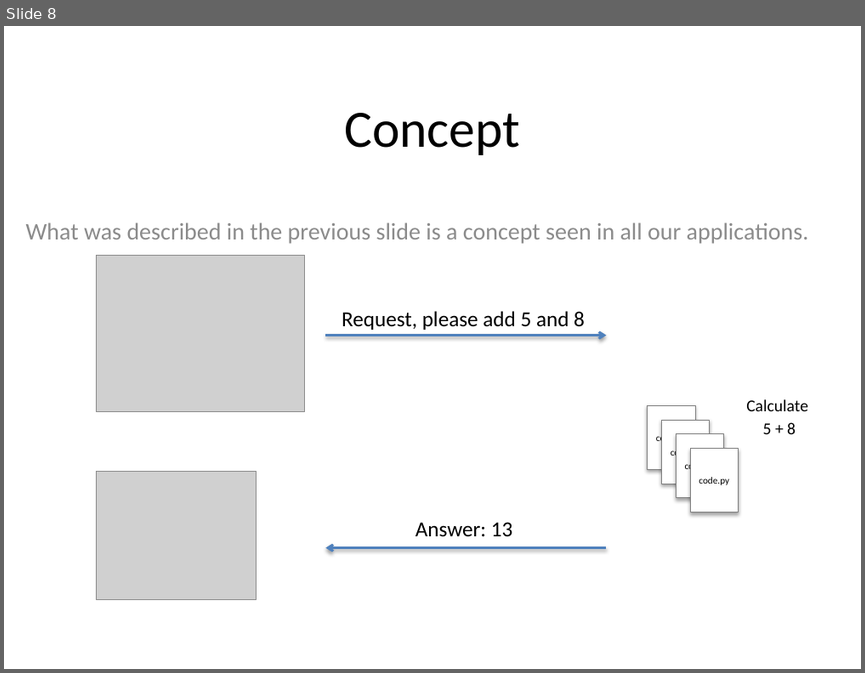
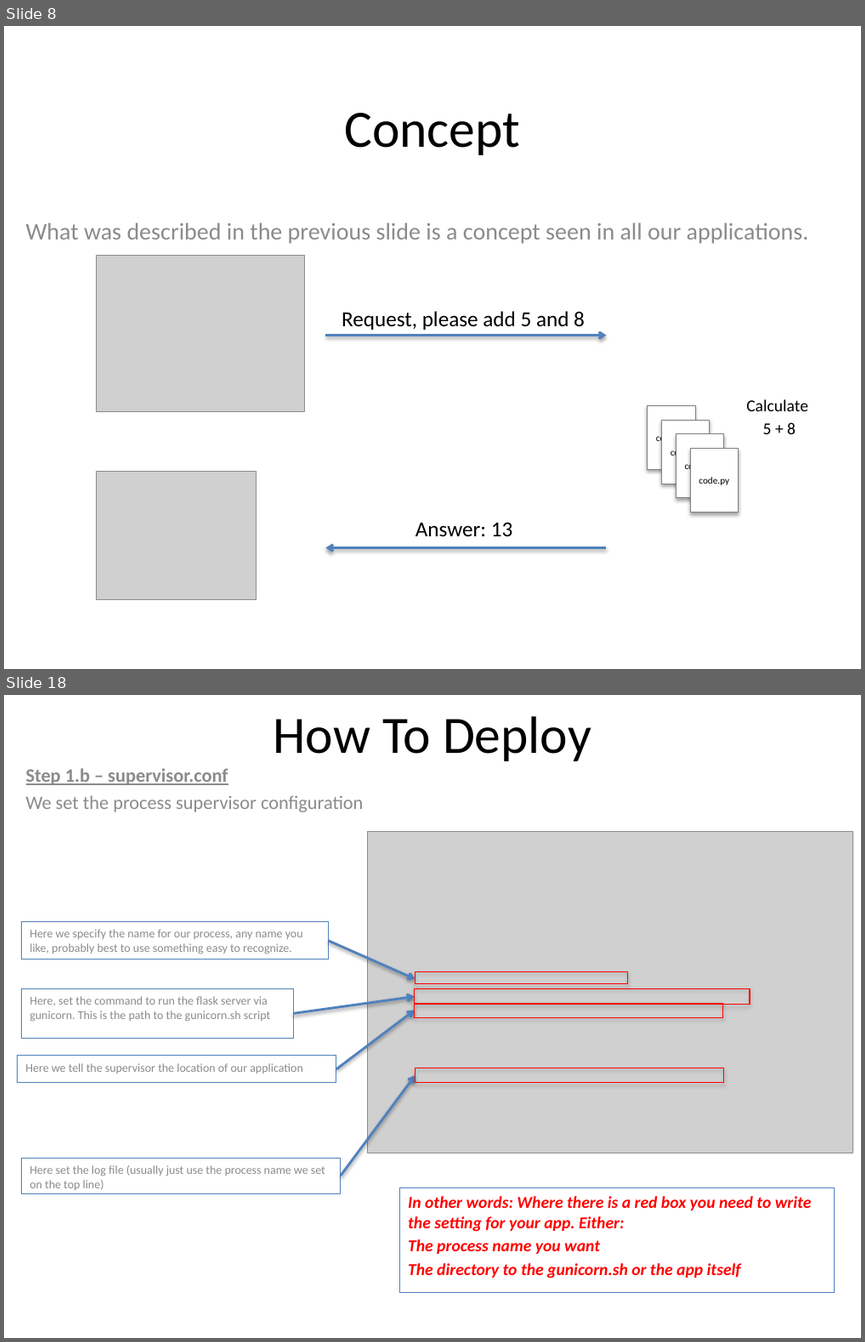
Before and after one commit to SMPirelli/local_dev_example, a slide deck: GuideBook.pptx. Shown one above the other, each under a label of ours: slide 8 before the commit, slides 8 and 18 after it; the slides between them are not shown. The pictures are 865x673 and 865x1342 pixels, drawn with LibreOffice and Linux fonts; fonts in the diff are those of the drawing; grey boxes stand for pictures. Boxes give left, top, right and bottom in pixels: in the first picture for what was removed or moved away, otherwise in the second. Text is boxed around its words. In the diff, an @@ line names an element or a change of style, - is before the commit and + after.

Commit message:
Added Deployment Manual

```diff
--- a/GuideBook.pptx
+++ b/GuideBook.pptx
@@ slide 18 added at box(4, 695, 861, 1338), background #FFFFFF @@
@@ title added at box(273, 716, 591, 761), 44 pt, text #000000 @@
+How To Deploy
@@ subtitle added at box(26, 768, 363, 812), 16 pt, text #8C8C8C @@
+Step 1.b – supervisor.conf
+We set the process supervisor configuration
@@ picture added at box(367, 832, 853, 1152) @@
@@ rectangle added at box(21, 922, 328, 959), outline #4F81BD 0.75 pt, 10 pt, text #8C8C8C @@
+Here we specify the name for our process, any name you like, probably best to use something easy to recognize.
@@ arrow added from (328, 941) to (415, 979), #4F81BD 2 pt @@
@@ rectangle added at box(415, 972, 628, 984), outline #FF0000 0.75 pt @@
@@ rectangle added at box(21, 989, 294, 1038), outline #4F81BD 0.75 pt, 10 pt, text #8C8C8C @@
+Here, set the command to run the flask server via gunicorn. This is the path to the gunicorn.sh script
@@ arrow added from (294, 1013) to (415, 997), #4F81BD 2 pt @@
@@ rectangle added at box(415, 989, 749, 1004), outline #FF0000 0.75 pt @@
@@ arrow added from (336, 1068) to (415, 1010), #4F81BD 2 pt @@
@@ rectangle added at box(415, 1003, 723, 1017), outline #FF0000 0.75 pt @@
@@ rectangle added at box(17, 1055, 336, 1083), outline #4F81BD 0.75 pt, 10 pt, text #8C8C8C @@
+Here we tell the supervisor the location of our application
@@ arrow added from (341, 1175) to (415, 1076), #4F81BD 2 pt @@
@@ rectangle added at box(415, 1067, 724, 1083), outline #FF0000 0.75 pt @@
@@ rectangle added at box(21, 1157, 341, 1194), outline #4F81BD 0.75 pt, 10 pt, text #8C8C8C @@
+Here set the log file (usually just use the process name we set on the top line)
@@ rectangle added at box(399, 1188, 834, 1293), outline #4F81BD 0.75 pt, 14 pt, text #FF0000, bold, italic @@
+In other words: Where there is a red box you need to write the setting for your app. Either:
+The process name you want
+The directory to the gunicorn.sh or the app itself
```
Also in this commit, not shown: 5 slides changed, 13 other slides added, 1 other file.
